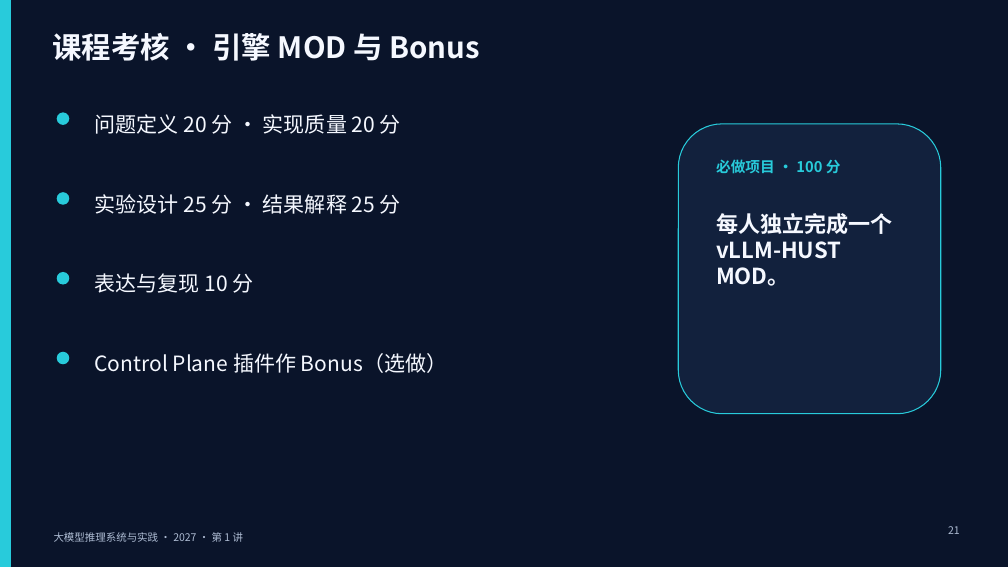
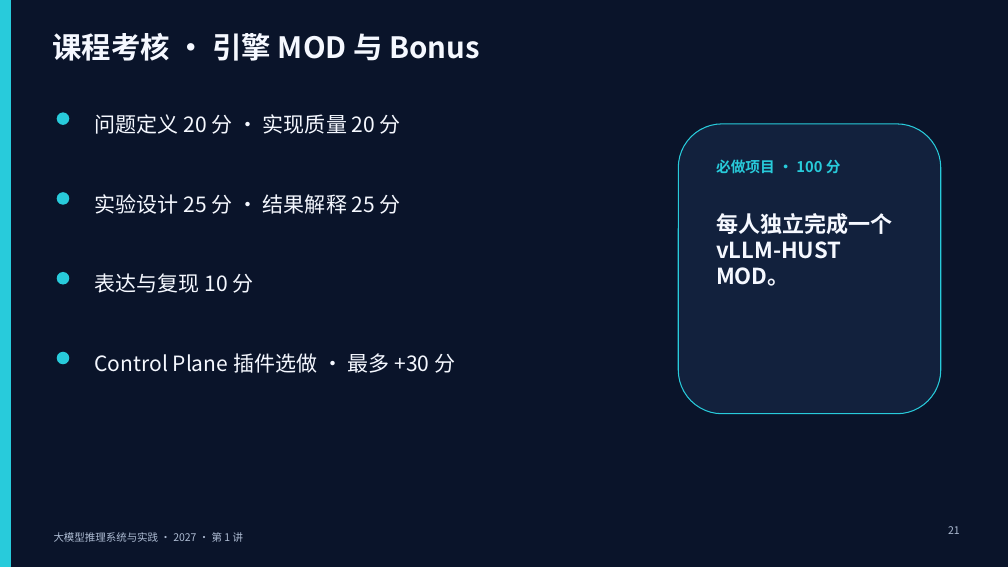
Before and after one commit to vLLM-HUST/intro-to-llm-inference-engines, a slide deck: slide 21 of build/slides/2027/lectures-8-pptx/第01讲_课程导论与评价指标.pptx. Drawn at 1008x567 pixels with LibreOffice and Linux fonts; fonts in the diff are those of the drawing. Boxes give left, top, right and bottom in pixels: in the first picture for what was removed or moved away, otherwise in the second. Text is boxed around its words. In the diff, an @@ line names an element or a change of style, - is before the commit and + after.

Commit message:
Simplify the course site and define the 30-point bonus

```diff
--- a/build/slides/2027/lectures-8-pptx/第01讲_课程导论与评价指标.pptx
+++ b/build/slides/2027/lectures-8-pptx/第01讲_课程导论与评价指标.pptx
@@ text at box(94, 353, 455, 373): text changed @@
-Control Plane 插件作 Bonus（选做）
+Control Plane 插件选做 · 最多 +30 分
```
Also in this commit, not shown: 24 other files.
